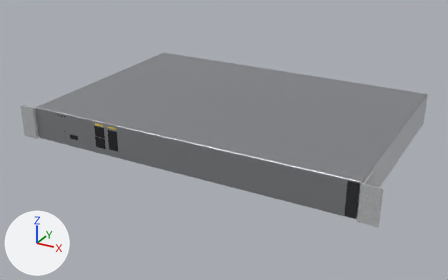
A saved change to the glTF model danbyte/assets/Cisco/C8200-1N-4T.far.glb.
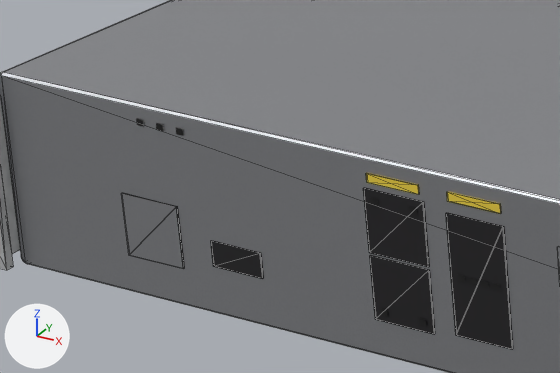
Each version appears first whole from a 50 mm camera at (0.364, -0.544, 0.331) aimed at (-0.008, 0.133, -0.008), and next in a close-up on the part from 8% to 28% of the width and 34% to 56% of the height. The axes (+X, +Y, +Z) are drawn at lower left. The lights are the same throughout. The first two pictures are the older version. The close-ups show mesh edges as thin lines. Where no turn or scale is listed for an object, it has been applied to the vertices. Vertices at exactly the same position are counted once.
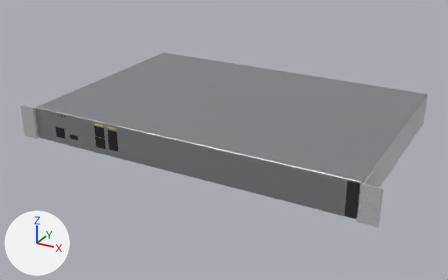
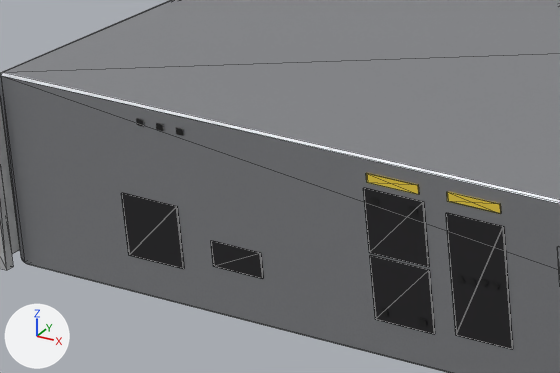
Boxes [x1, y1, x2, y2] around the edits, measured in the close-ups (560 x 373 px; the box of a moved part takes in the faces that stretch with it):
part 1 of me_mesh_13, moved or reshaped: [0, 0, 560, 373] in both
part 2 of me_mesh_13, recoloured (grey to black): [121, 193, 183, 269] in both

The change, as a list of edits to the scene's bpy script:
```text
Change me_mesh_13:
    where me_mesh_13.from_pydata(...)  # 252 vertices, 424 faces; spans x 0.0..0.483, y -0.304..0.0, z 0.0..0.044
    used by ob_mesh_13; location = (-0.2413, 0.304, 0.0)
    me_mesh_13 part 1: the loose piece of 96 vertices spanning x 0.022..0.46, y -0.3..0.0, z 0.0..0.044 is mirrored in x about its middle
    me_mesh_13 part 2: 2 faces spanning x 0.054..0.069, y -0.3, z 0.009..0.023 switch from mat_dbt_anodized_alu to mat_db_far_palette
```
